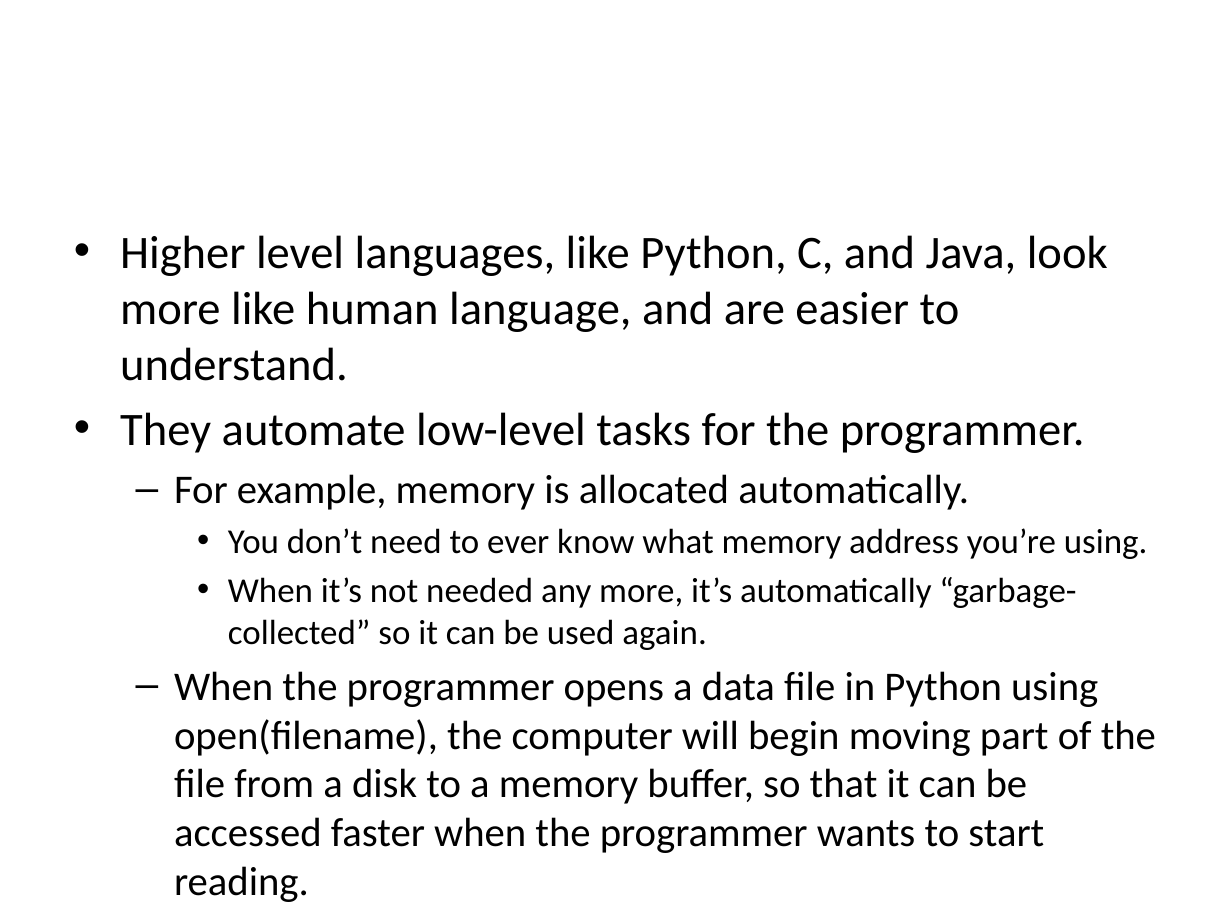
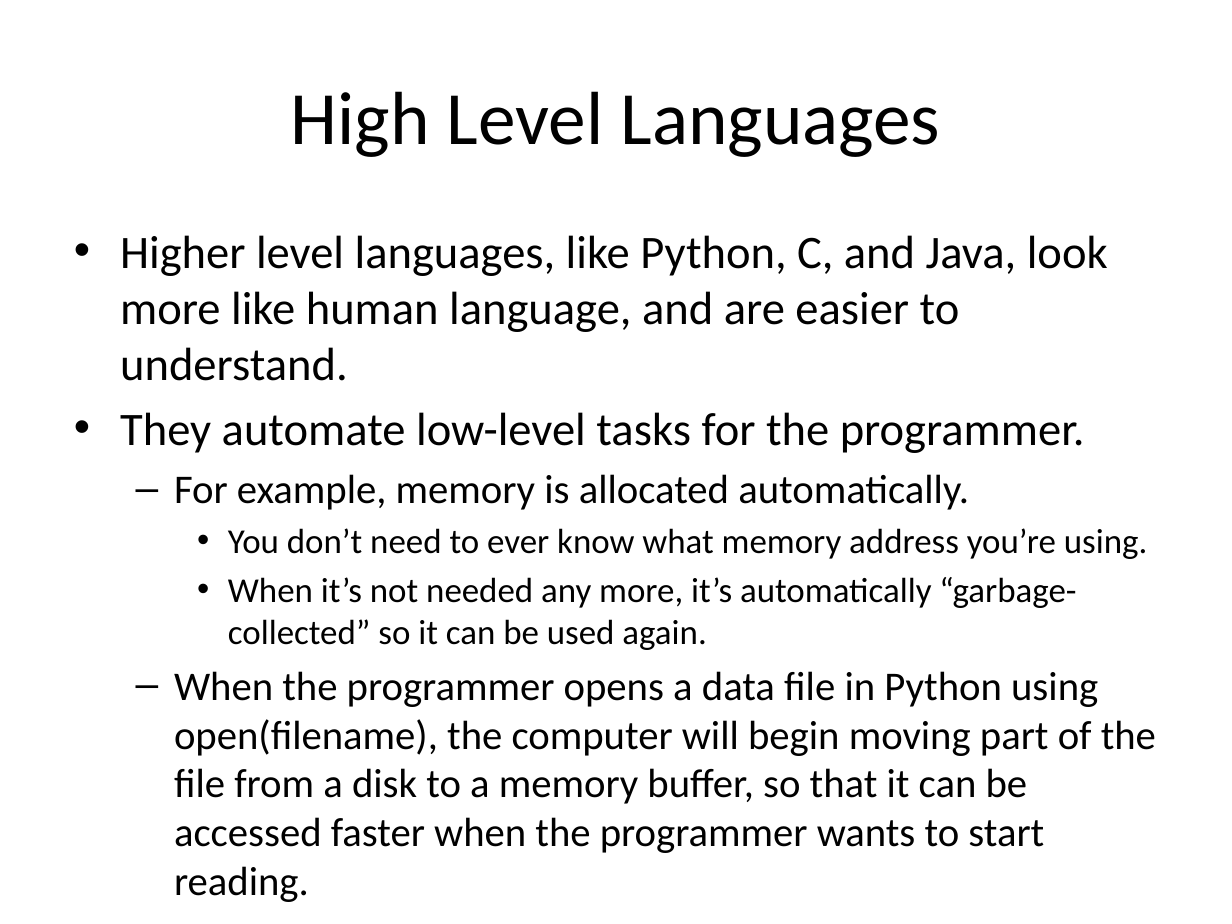
Before and after one commit to zengm71/Course-Overview, a slide deck: slide 13 of week_1/1.1 Intro to Python.pptx. Drawn at 1232x924 pixels with LibreOffice and Linux fonts; fonts in the diff are those of the drawing. Boxes give left, top, right and bottom in pixels: in the first picture for what was removed or moved away, otherwise in the second. Text is boxed around its words. In the diff, an @@ line names an element or a change of style, - is before the commit and + after.

```diff
--- a/week_1/1.1 Intro to Python.pptx
+++ b/week_1/1.1 Intro to Python.pptx
@@ title added at [291, 91, 940, 157], 44 pt, text #000000 @@
+High Level Languages
```
Also in this commit, not shown: 2 other slides changed, 4 other files.
